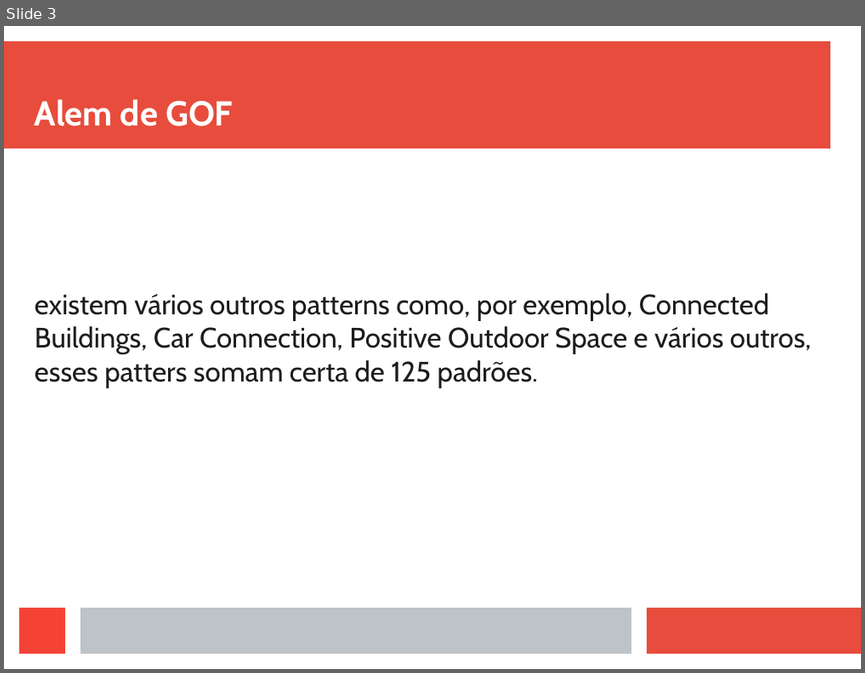
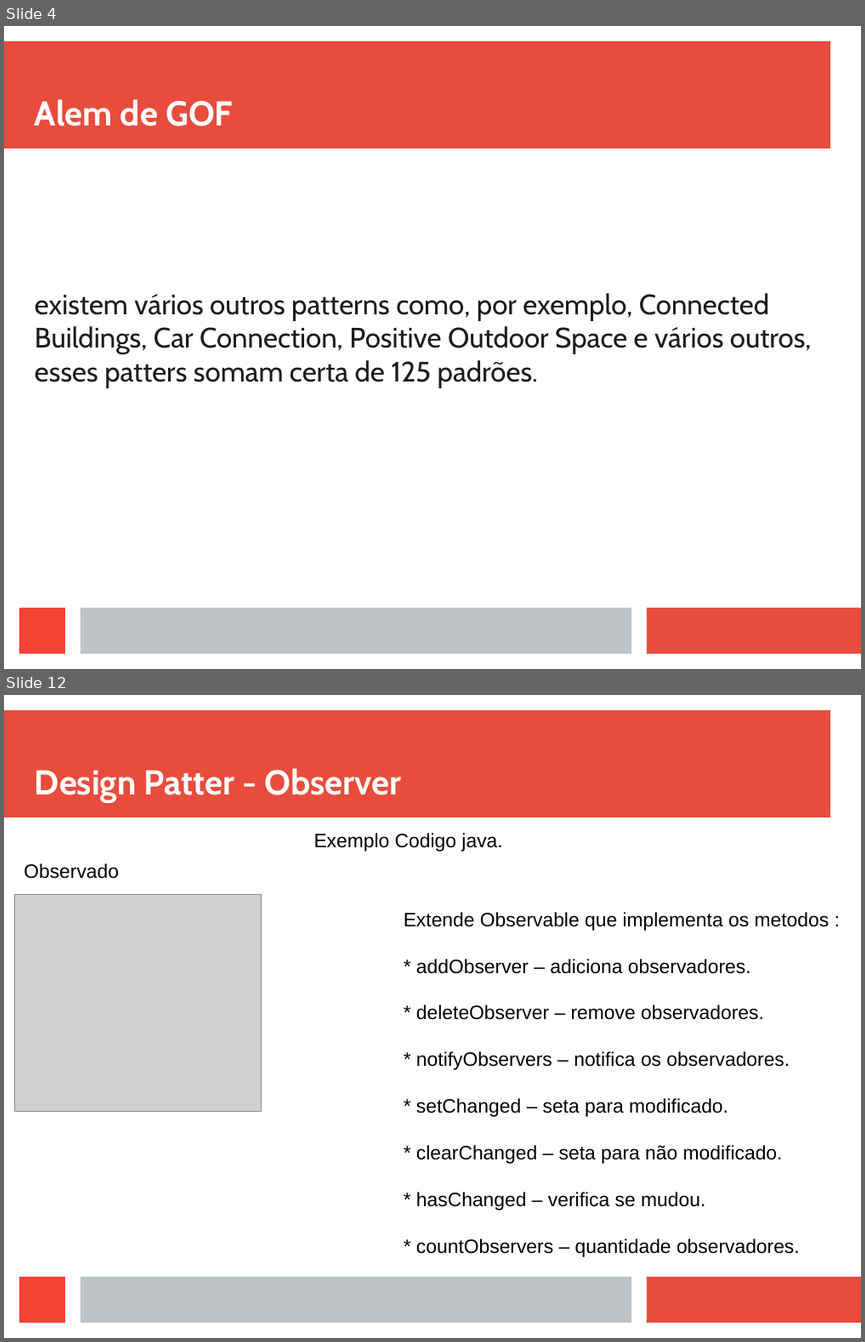
Before and after one commit to viniciusFortti/test, a slide deck: Apresentação/ApresentaçãoTerceiraSemana.odp. Shown one above the other, each under a label of ours: slide 3 before the commit, slides 4 and 12 after it; the slides between them are not shown. The pictures are 865x673 and 865x1342 pixels, drawn with LibreOffice and Linux fonts; fonts in the diff are those of the drawing; grey boxes stand for pictures. Boxes give left, top, right and bottom in pixels: in the first picture for what was removed or moved away, otherwise in the second. Text is boxed around its words. In the diff, an @@ line names an element or a change of style, - is before the commit and + after.

Commit message:
novas imagens e atualização nos exemplos.

```diff
--- a/Apresentação/ApresentaçãoTerceiraSemana.odp
+++ b/Apresentação/ApresentaçãoTerceiraSemana.odp
@@ slide 12 added at (4, 695, 861, 1338), background #FFFFFF; not listed: 4 template elements that a slide beside it also shows @@
@@ title added at (35, 768, 402, 803), 32 pt, text #FFFFFF, bold @@
+Design Patter - Observer
@@ text added at (314, 833, 502, 851), 18 pt, text #000000 @@
+Exemplo Codigo java.
@@ text added at (24, 863, 119, 879), 18 pt, text #000000 @@
+Observado
@@ picture added at (15, 894, 262, 1111) @@
@@ text added at (404, 912, 829, 1210), 18 pt, text #000000 @@
+Extende Observable que implementa os metodos :
+* addObserver – adiciona observadores.
+* deleteObserver – remove observadores.
+* notifyObservers – notifica os observadores.
+* setChanged – seta para modificado.
+* clearChanged – seta para não modificado.
+* hasChanged – verifica se mudou.
+* countObservers – quantidade observadores.
@@ what was slide 3 is now slide 4 @@
```
Also in this commit, not shown: 2 slides changed, 10 other slides added, 2 slides removed, 17 other files.
